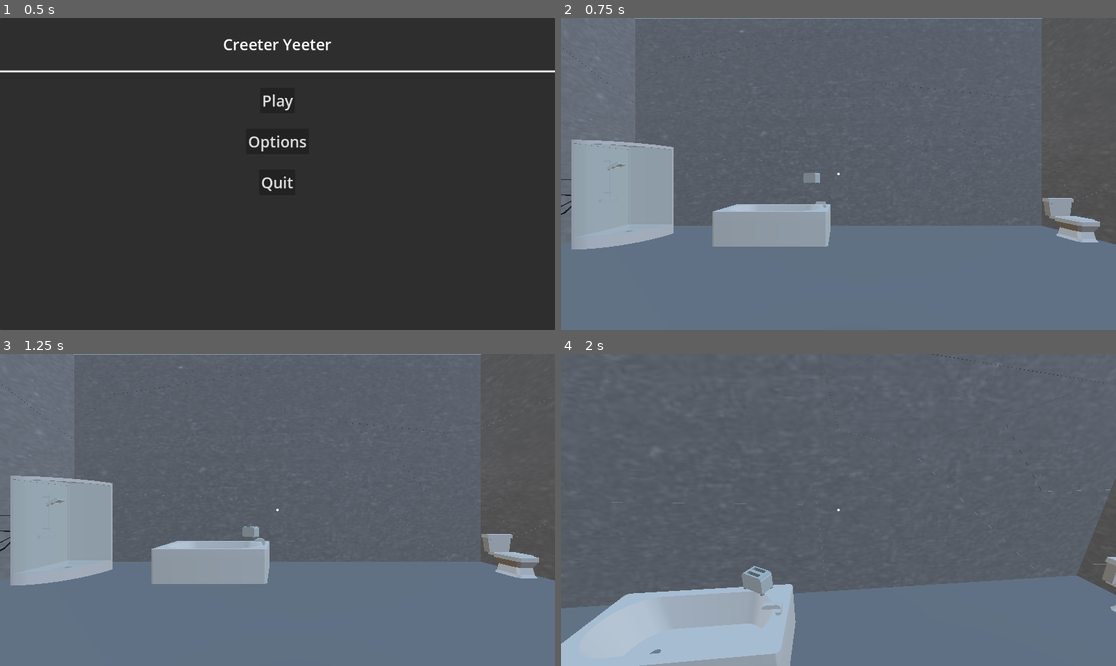
Above: before the commit, frames 1-4 (two rows, left to right).
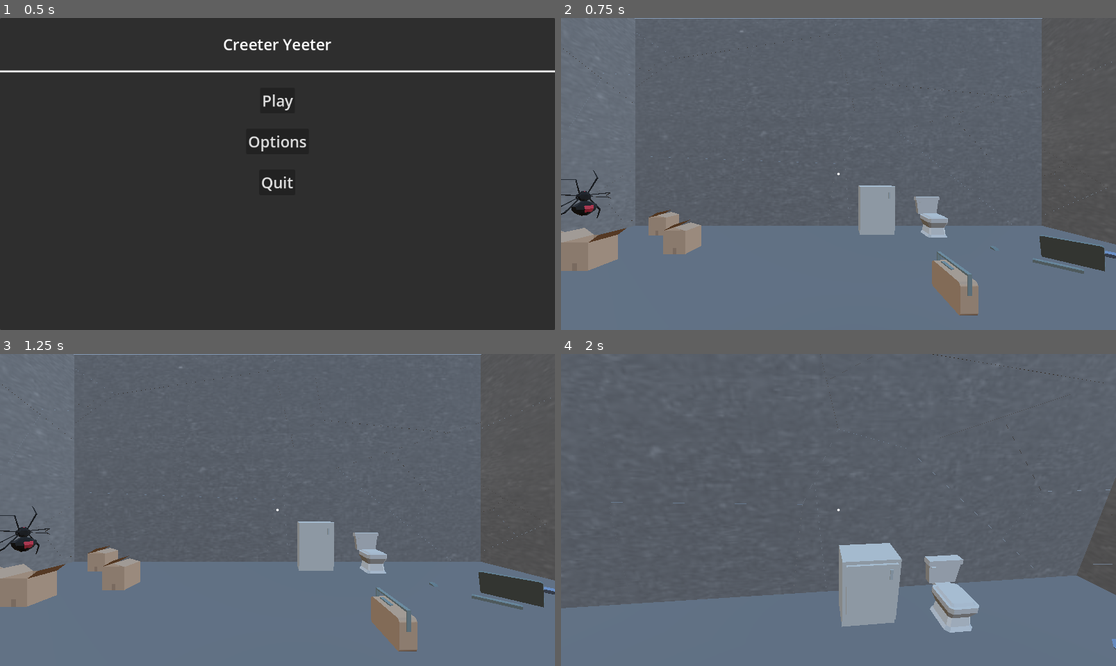
Above: after the commit, the same moments.

Repository: rcorre/wildjam84
Game: Godot game, scene res://menus/title/Title.tscn
The game is run twice, just before and just after one commit, with the same random seed, the same clock (stepped at 60 frames per second) and the same inputs.
Inputs (mouse positions are in pixels of both pictures, inside the frame that each line leads up to):
- Up to frame 1 (0.5 s): no input
- Up to frame 2 (0.75 s): click "Play" at 0.5 s
- Up to frame 3 (1.25 s): no input
- Up to frame 4 (2 s): tap Enter at 1.25 s; move the mouse to (866, 510) at 1.27 s; hold W (forward) from 1.28 s (still down); hold Right mouse button (drop) from 1.28 s (still down); tap Space (jump) at 1.52 s

Frame 1 is identical in both runs. In frame 2, 14% of the frame differs, in the area x 0-100%, y 38-96%; in frame 3, 15%; in frame 4, 14%.

Commit message:
Add GameJammerCave furniture set

Diff:
--- /dev/null
+++ b/scenes/Level/Rooms/FurnitureSets/GameJammerCave.tscn
@@ -0,0 +1,64 @@
+[gd_scene load_steps=13 format=3 uid="uid://h0gq3ipe30fs"]
+
+[ext_resource type="PackedScene" uid="uid://6l8vdbv27fft" path="res://assets/models/furniture/bear.glb" id="1_n61ve"]
+[ext_resource type="PackedScene" uid="uid://dbm7g34b4tdct" path="res://assets/models/furniture/cardboardBoxClosed.glb" id="2_n1mun"]
+[ext_resource type="PackedScene" uid="uid://pv3kglupvkdh" path="res://assets/models/furniture/cardboardBoxOpen.glb" id="3_qdf8j"]
+[ext_resource type="PackedScene" uid="uid://8psrk6th5l2l" path="res://assets/models/furniture/computerKeyboard.glb" id="4_g4moj"]
+[ext_resource type="PackedScene" uid="uid://c8vtunyhob2tm" path="res://assets/models/furniture/computerMouse.glb" id="5_jtgjp"]
+[ext_resource type="PackedScene" uid="uid://p2eidejg5ys3" path="res://assets/models/furniture/kitchenFridgeSmall.glb" id="6_4fwsu"]
+[ext_resource type="PackedScene" uid="uid://s8r31btpwmcn" path="res://assets/models/furniture/laptop.glb" id="7_kbkgx"]
+[ext_resource type="PackedScene" uid="uid://b2m01pedehoge" path="res://assets/models/furniture/pillowBlueLong.glb" id="8_3koxr"]
+[ext_resource type="PackedScene" uid="uid://b54gw0mkny36j" path="res://assets/models/furniture/radio.glb" id="9_3jrj6"]
+[ext_resource type="PackedScene" uid="uid://1jch740hblmb" path="res://assets/models/furniture/speakerSmall.glb" id="10_xa5ox"]
+[ext_resource type="PackedScene" uid="uid://47dhjo775ctw" path="res://assets/models/furniture/toaster.glb" id="11_hpdb4"]
+[ext_resource type="PackedScene" uid="uid://b8pv7u83bgbgd" path="res://assets/models/furniture/toiletSquare.glb" id="12_fvrka"]
+
+[node name="GameJammerCave" type="Node3D"]
+
+[node name="bear" parent="." instance=ExtResource("1_n61ve")]
+transform = Transform3D(0.776073, -0.322341, 1.2425, -0.602874, 1.1903, 0.685359, -1.13325, -0.853974, 0.486288, -3.75844, 0, -0.073891)
+
+[node name="bear2" parent="." instance=ExtResource("1_n61ve")]
+transform = Transform3D(1.5, 0, 0, 0, 1.07943, -1.04155, 0, 1.04155, 1.07943, -2.7, 0, 0.568735)
+
+[node name="bear3" parent="." instance=ExtResource("1_n61ve")]
+transform = Transform3D(1.5, 0, 0, 0, 0.239951, 1.48068, 0, -1.48068, 0.239951, -2.35978, 0, -0.79212)
+
+[node name="cardboardBoxClosed" parent="." instance=ExtResource("2_n1mun")]
+transform = Transform3D(1.5, 0, 0, 0, 1.5, 0, 0, 0, 1.5, -5.25883, 0, -3.53185)
+
+[node name="cardboardBoxOpen" parent="." instance=ExtResource("3_qdf8j")]
+transform = Transform3D(1.5, 0, 0, 0, 1.5, 0, 0, 0, 1.5, -4.05159, 0, -3.3439)
+
+[node name="cardboardBoxClosed2" parent="." instance=ExtResource("2_n1mun")]
+transform = Transform3D(1.5, 0, 0, 0, 1.5, 0, 0, 0, 1.5, -3.03168, 0, -4.00158)
+
+[node name="cardboardBoxClosed3" parent="." instance=ExtResource("2_n1mun")]
+transform = Transform3D(1.5, 0, 0, 0, 1.5, 0, 0, 0, 1.5, -4.39129, 0, -5.16086)
+
+[node name="computerKeyboard" parent="." instance=ExtResource("4_g4moj")]
+transform = Transform3D(-1.02099, 0, 1.0989, 0, 1.5, 0, -1.0989, 0, -1.02099, 3.54089, 0, -3.27019)
+
+[node name="computerMouse" parent="." instance=ExtResource("5_jtgjp")]
+transform = Transform3D(1.5, 0, 0, 0, 1.5, 0, 0, 0, 1.5, 3.36874, 0, -4.14365)
+
+[node name="kitchenFridgeSmall" parent="." instance=ExtResource("6_4fwsu")]
+transform = Transform3D(1.5, 0, 0, 0, 1.5, 0, 0, 0, 1.5, 0.794688, 0, -5.15028)
+
+[node name="laptop" parent="." instance=ExtResource("7_kbkgx")]
+transform = Transform3D(-0.881339, 0, 1.21377, 0, 1.5, 0, -1.21377, 0, -0.881339, 3.06745, 0, -2.66481)
+
+[node name="pillowBlueLong" parent="." instance=ExtResource("8_3koxr")]
+transform = Transform3D(0.785979, -1.24124, 0.302582, 0, -0.355257, -1.45732, 1.27759, 0.763617, -0.18615, 4.51284, 0, -3.84167)
+
+[node name="radio" parent="." instance=ExtResource("9_3jrj6")]
+transform = Transform3D(-0.0467236, 0, 1.49927, 0, 1.5, 0, -1.49927, 0, -0.0467236, 1.28212, 0, -2.38827)
+
+[node name="speakerSmall" parent="." instance=ExtResource("10_xa5ox")]
+transform = Transform3D(-1.44512, 0, 0.402043, 0, 1.5, 0, -0.402043, 0, -1.44512, 3.81775, 0, -1.93944)
+
+[node name="toaster" parent="." instance=ExtResource("11_hpdb4")]
+transform = Transform3D(1.5, 0, 0, 0, 1.5, 0, 0, 0, 1.5, 0.813515, 0, -1.01638)
+
+[node name="toiletSquare" parent="." instance=ExtResource("12_fvrka")]
+transform = Transform3D(1.5, 0, 0, 0, 1.5, 0, 0, 0, 1.5, 2.31583, 0, -4.95175)
--- a/scenes/Level/Rooms/Room.tscn
+++ b/scenes/Level/Rooms/Room.tscn
@@ -8,8 +8,9 @@
 [ext_resource type="PackedScene" uid="uid://cfgn12hm245fi" path="res://scenes/Level/Rooms/FurnitureSets/Kitchen.tscn" id="6_4mnbc"]
 [ext_resource type="PackedScene" uid="uid://c1b2hoorv03px" path="res://scenes/Level/Rooms/FurnitureSets/LivingRoom.tscn" id="7_j2tat"]
 [ext_resource type="PackedScene" uid="uid://dayawcma35yft" path="res://scenes/Level/Rooms/FurnitureSets/Barracks.tscn" id="8_3vc61"]
+[ext_resource type="PackedScene" uid="uid://h0gq3ipe30fs" path="res://scenes/Level/Rooms/FurnitureSets/GameJammerCave.tscn" id="9_x3p5o"]
 
 [node name="Room" type="Node3D"]
 script = ExtResource("1_ftteg")
 walls = Array[PackedScene]([ExtResource("2_xgo5k"), ExtResource("3_u1muq")])
-furniture_sets = Array[PackedScene]([ExtResource("4_u1muq"), ExtResource("5_12eac"), ExtResource("6_4mnbc"), ExtResource("7_j2tat"), ExtResource("8_3vc61")])
+furniture_sets = Array[PackedScene]([ExtResource("4_u1muq"), ExtResource("5_12eac"), ExtResource("6_4mnbc"), ExtResource("7_j2tat"), ExtResource("8_3vc61"), ExtResource("9_x3p5o")])
Not shown: 1 places in scenes/Level/Rooms/Room.tscn that only renumber resources
